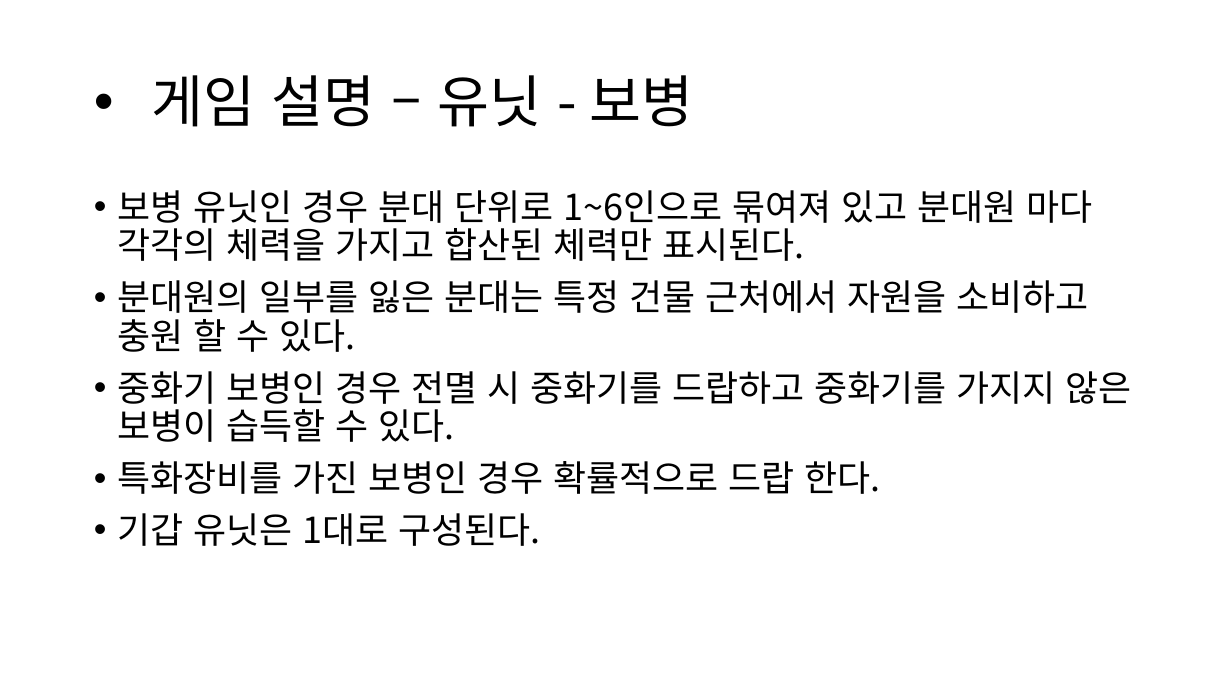
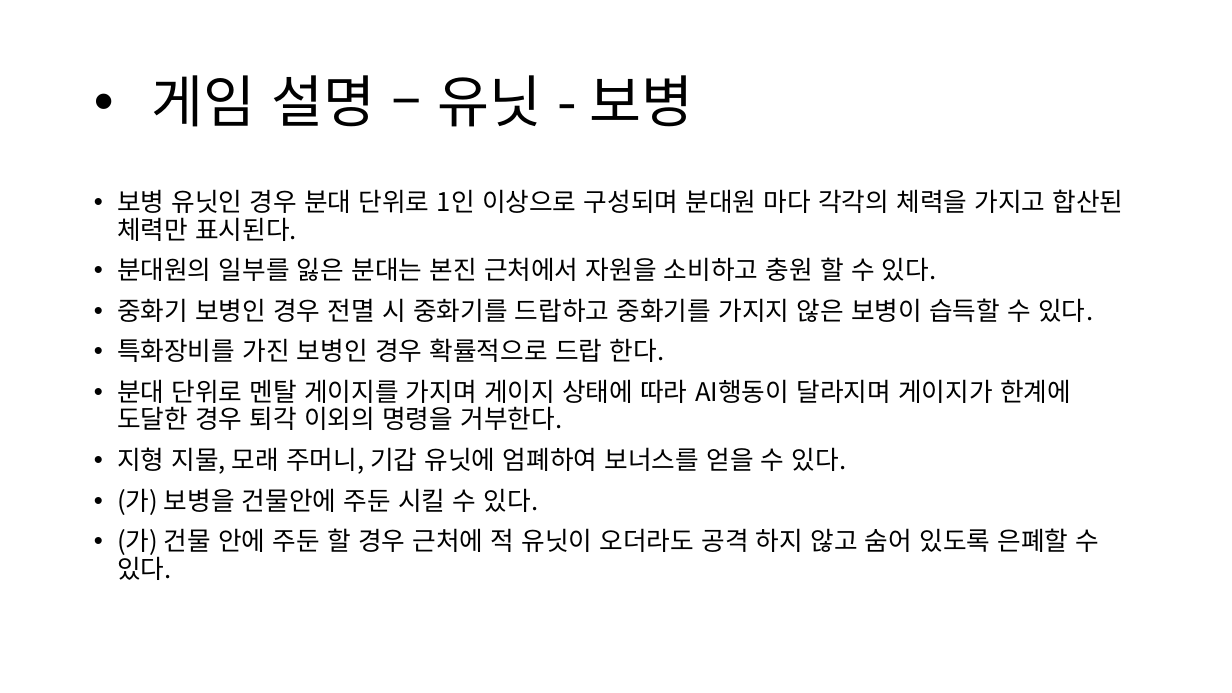
Before and after one commit to Kim2Kang/Documents, a slide deck: slide 8 of 제안서/강태규/졸업작품_제안서_2.0.0ver.pptx. Drawn at 1232x693 pixels with LibreOffice and Linux fonts; fonts in the diff are those of the drawing. Boxes give left, top, right and bottom in pixels: in the first picture for what was removed or moved away, otherwise in the second. Text is boxed around its words. In the diff, an @@ line names an element or a change of style, - is before the commit and + after.

```diff
--- a/제안서/강태규/졸업작품_제안서_2.0.0ver.pptx
+++ b/제안서/강태규/졸업작품_제안서_2.0.0ver.pptx
@@ text at bbox=[117, 189, 1124, 281]: text changed; size 28 to 20 pt @@
-• 보병 유닛인 경우 분대 단위로 1~6인으로 묶여져 있고 분대원 마다 각각의 체력을 가지고 합산된 체력만 표시된다.
-• 분대원의 일부를 잃은 분대는 특정 건물 근처에서 자원을 소비하고 충원 할 수 있다.
+• 보병 유닛인 경우 분대 단위로 1인 이상으로 구성되며 분대원 마다 각각의 체력을 가지고 합산된 체력만 표시된다.
+• 분대원의 일부를 잃은 분대는 본진 근처에서 자원을 소비하고 충원 할 수 있다.
@@ text at bbox=[117, 298, 1093, 362]: size 28 to 20 pt in "중화기 보병인 경우 전멸 시 중화기를 드랍하고 ...", "특화장비를 가진 보병인 경우 확률적으로 드랍 한다." @@
@@ text at bbox=[117, 379, 1100, 580]: text changed; size 28 to 20 pt @@
-• 기갑 유닛은 1대로 구성된다.
+• 분대 단위로 멘탈 게이지를 가지며 게이지 상태에 따라 AI행동이 달라지며 게이지가 한계에 도달한 경우 퇴각 이외의 명령을 거부한다.
+• 지형 지물, 모래 주머니, 기갑 유닛에 엄폐하여 보너스를 얻을 수 있다.
+• (가) 보병을 건물안에 주둔 시킬 수 있다.
+• (가) 건물 안에 주둔 할 경우 근처에 적 유닛이 오더라도 공격 하지 않고 숨어 있도록 은폐할 수 있다.
```
Also in this commit, not shown: 3 other slides changed, 2 slides added, 2 other files.
